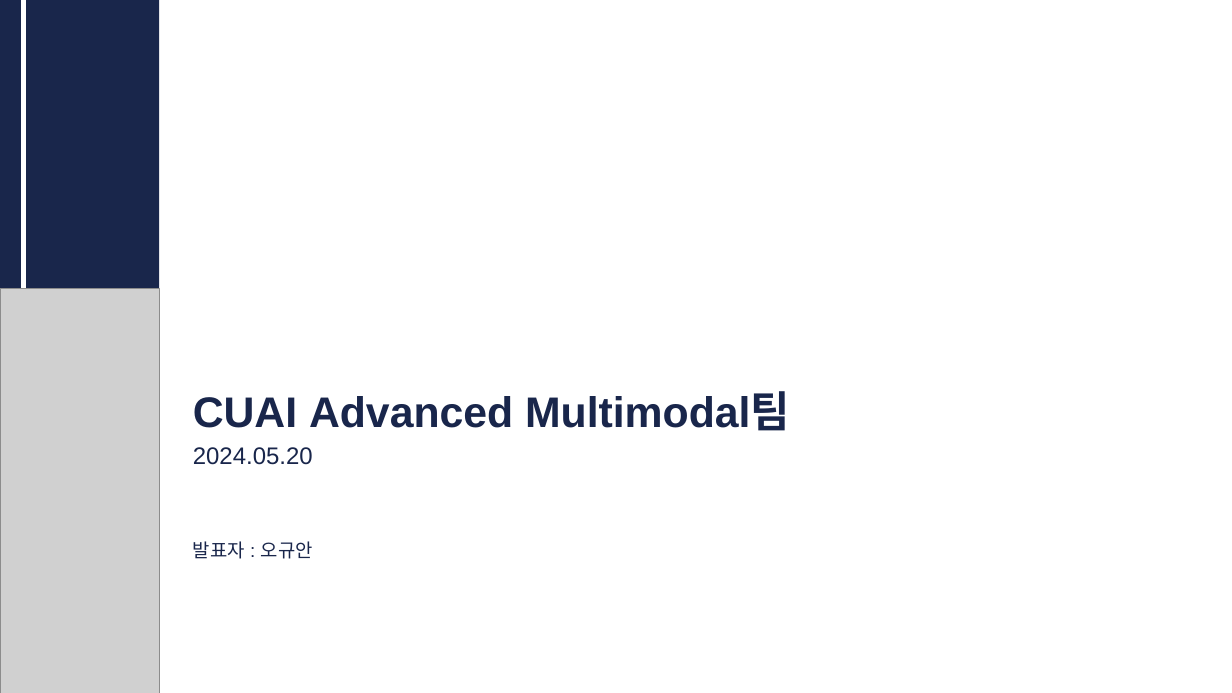
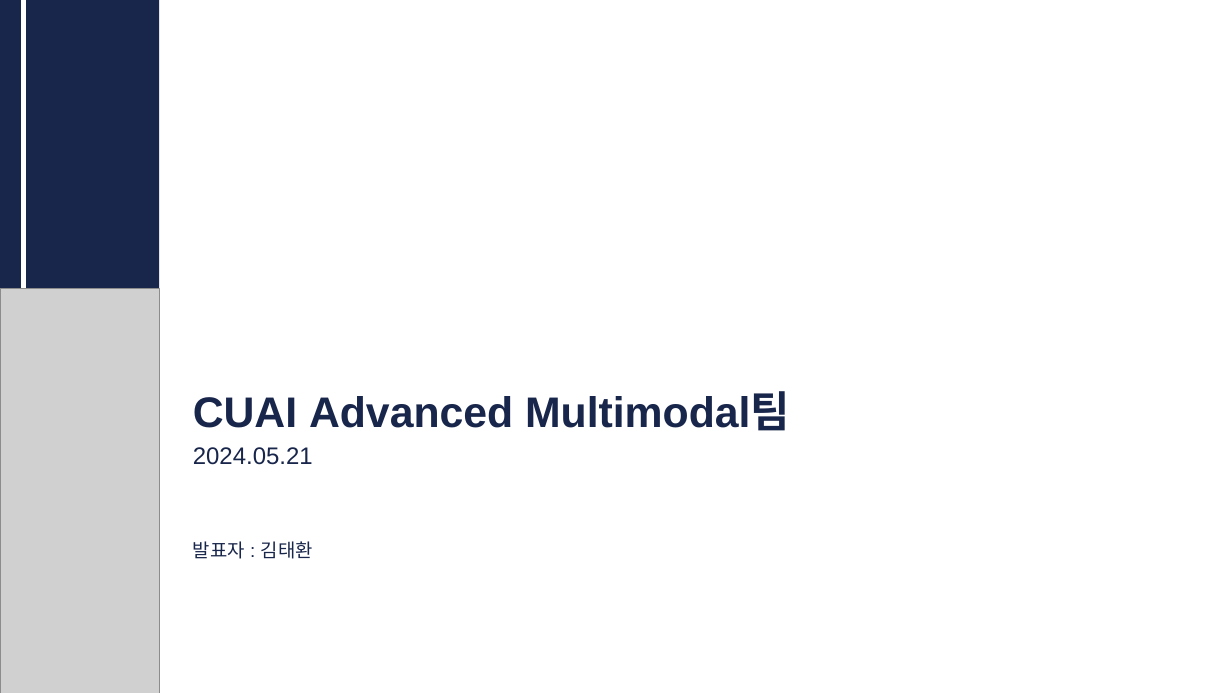
Before and after one commit to CUAI-CAU/2024-1_Study_NLPReading, a slide deck: slide 1 of 0521_NLP논문리뷰.pptx. Drawn at 1232x693 pixels with LibreOffice and Linux fonts; fonts in the diff are those of the drawing; grey boxes stand for pictures. Boxes give left, top, right and bottom in pixels: in the first picture for what was removed or moved away, otherwise in the second. Text is boxed around its words. In the diff, an @@ line names an element or a change of style, - is before the commit and + after.

```diff
--- a/0521_NLP논문리뷰.pptx
+++ b/0521_NLP논문리뷰.pptx
@@ text at (x1=193, y1=447, x2=313, y2=559): text changed @@
-2024.05.20
-발표자 : 오규안
+2024.05.21
+발표자 : 김태환
```
